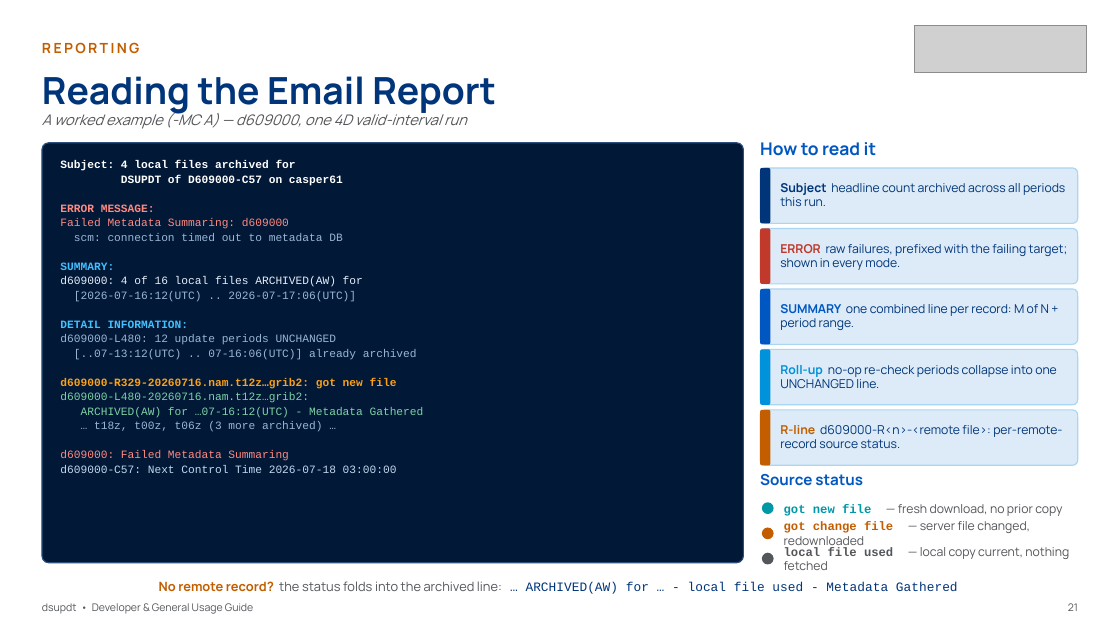
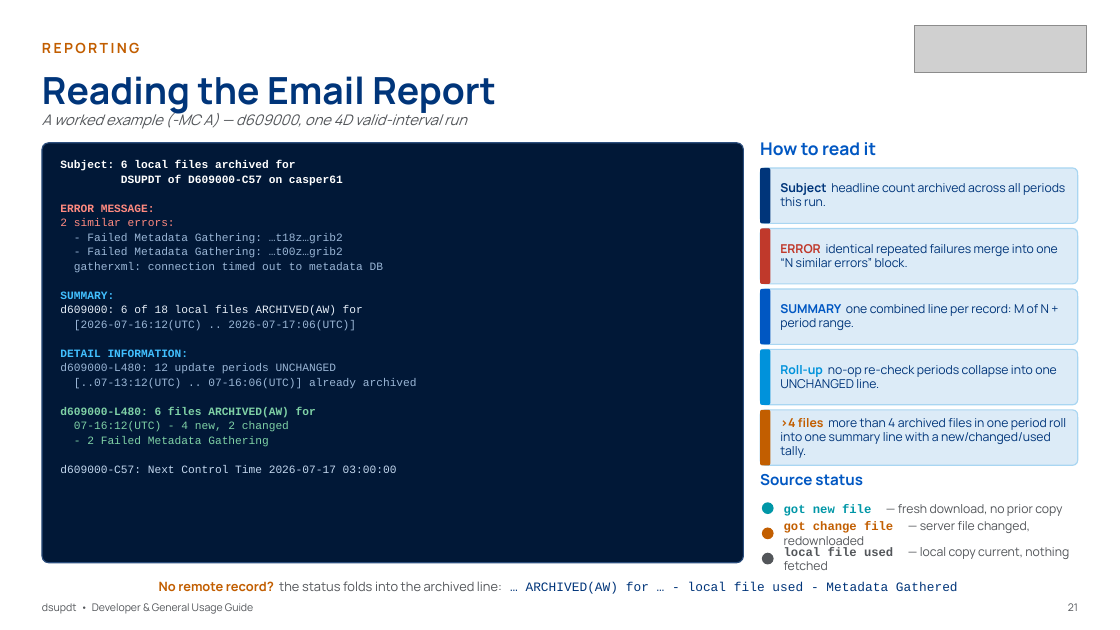
Before and after one commit to NCAR/rda-python-dsupdt, a slide deck: slide 22 of docs/slides/dsupdt_guide.pptx. Drawn at 1120x630 pixels with LibreOffice and Linux fonts; fonts in the diff are those of the drawing; grey boxes stand for pictures. Boxes give left, top, right and bottom in pixels: in the first picture for what was removed or moved away, otherwise in the second. Text is boxed around its words. In the diff, an @@ line names an element or a change of style, - is before the commit and + after.

Commit message:
deck: update email-report example slide for repeated-error and >4-file compaction
Replace the stale hand-written ellipsis DETAIL example with the real
compacted archive-summary line (new/changed/used tally + gatherxml
failure count), and add a "N similar errors" example to the ERROR
MESSAGE section, matching the compaction actually implemented in
dsupdt.py.

```diff
--- a/docs/slides/dsupdt_guide.pptx
+++ b/docs/slides/dsupdt_guide.pptx
@@ text at box(60, 160, 296, 171): text changed @@
-Subject: 4 local files archived for
+Subject: 6 local files archived for
@@ text at box(60, 218, 383, 273): text changed @@
-Failed Metadata Summaring: d609000
-scm: connection timed out to metadata DB
+2 similar errors:
+- Failed Metadata Gathering: …t18z…grib2
+- Failed Metadata Gathering: …t00z…grib2
+gatherxml: connection timed out to metadata DB
@@ text at box(780, 244, 1058, 267): text changed @@
-ERROR raw failures, prefixed with the failing target; shown in every mode.
+ERROR identical repeated failures merge into one “N similar errors” block.
@@ text at box(60, 305, 363, 316): text changed @@
-d609000: 4 of 16 local files ARCHIVED(AW) for
+d609000: 6 of 18 local files ARCHIVED(AW) for
@@ text at box(60, 407, 397, 473): text changed @@
-d609000-R329-20260716.nam.t12z…grib2: got new file
-d609000-L480-20260716.nam.t12z…grib2:
-ARCHIVED(AW) for …07-16:12(UTC) - Metadata Gathered
-… t18z, t00z, t06z (3 more archived) …
-d609000: Failed Metadata Summaring
-d609000-C57: Next Control Time 2026-07-18 03:00:00
+d609000-L480: 6 files ARCHIVED(AW) for
+07-16:12(UTC) - 4 new, 2 changed
+- 2 Failed Metadata Gathering
+d609000-C57: Next Control Time 2026-07-17 03:00:00
@@ text at box(780, 418, 1066, 458): text changed @@
-R-line d609000-R<n>-<remote file>: per-remote-record source status.
+>4 files more than 4 archived files in one period roll into one summary line with a new/changed/used tally.
```
Also in this commit, not shown: 2 other files.
